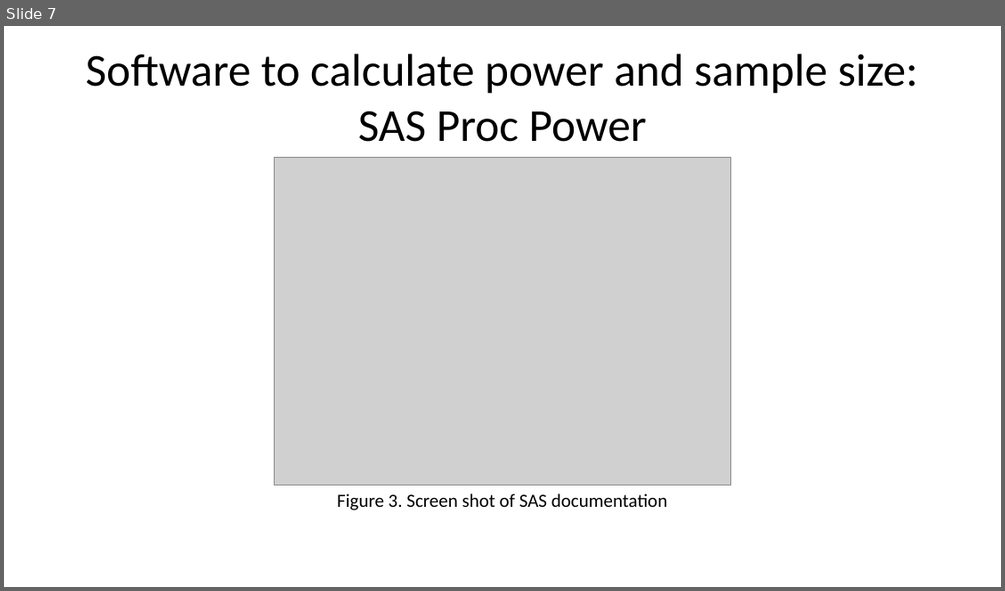
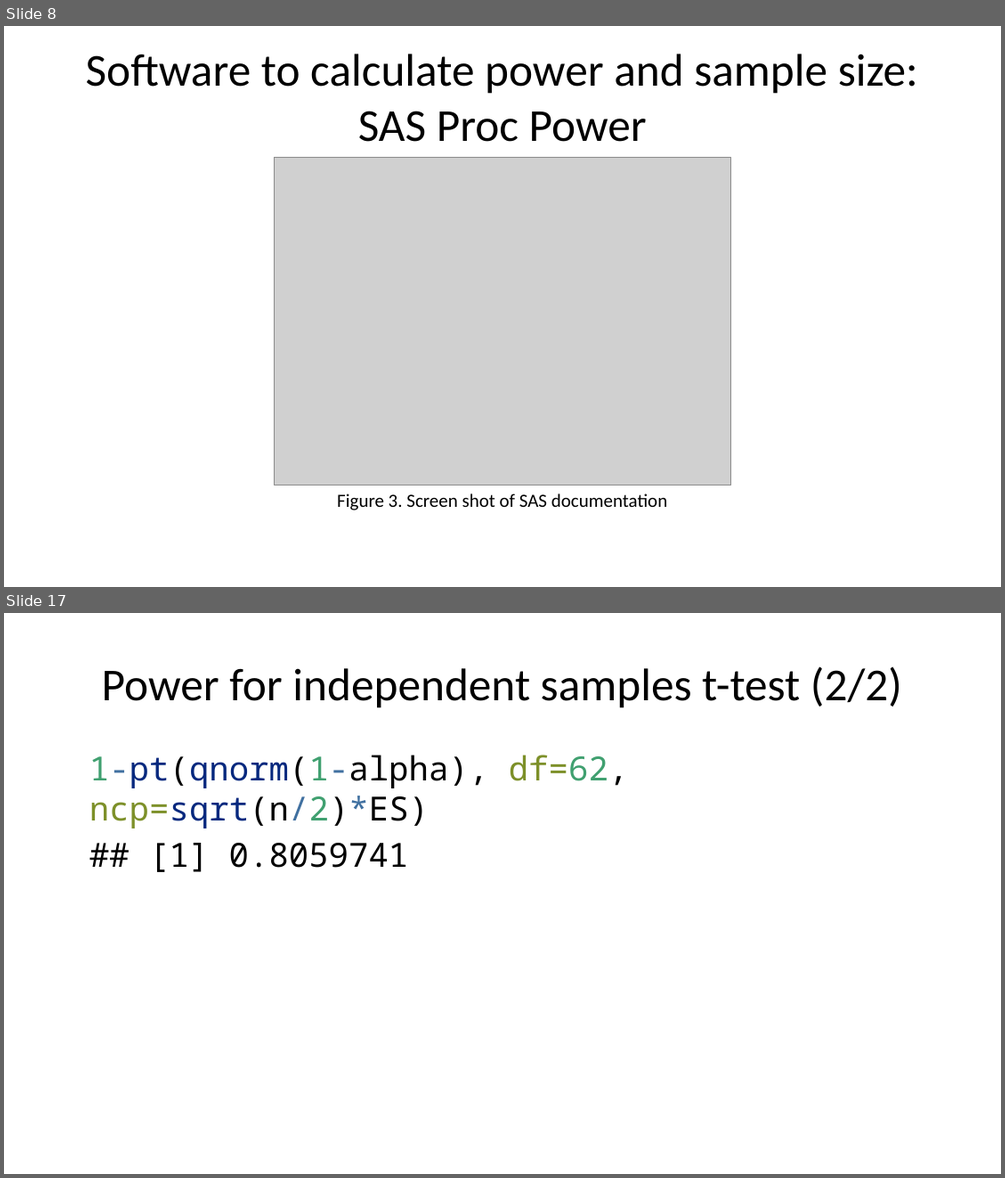
Before and after one commit to pmean/papers-and-presentations, a slide deck: power/power-and-sample-size-slides.pptx. Shown one above the other, each under a label of ours: slide 7 before the commit, slides 8 and 17 after it; the slides between them are not shown. The pictures are 1005x591 and 1005x1178 pixels, drawn with LibreOffice and Linux fonts; fonts in the diff are those of the drawing; grey boxes stand for pictures. Boxes give left, top, right and bottom in pixels: in the first picture for what was removed or moved away, otherwise in the second. Text is boxed around its words. In the diff, an @@ line names an element or a change of style, - is before the commit and + after.

```diff
--- a/power/power-and-sample-size-slides.pptx
+++ b/power/power-and-sample-size-slides.pptx
@@ slide 17 added at <box>4,613,1001,1174</box>, background #FFFFFF @@
@@ title added at <box>102,666,902,708</box>, 44 pt, text #000000 @@
+Power for independent samples t-test (2/2)
@@ text added at <box>89,755,629,872</box>, 32 pt, text #000000 @@
+1-pt(qnorm(1-alpha), df=62, ncp=sqrt(n/2)*ES)
+## [1] 0.8059741
@@ what was slide 7 is now slide 8 @@
```
Also in this commit, not shown: 2 slides changed, 12 other slides added, 1 other file.
